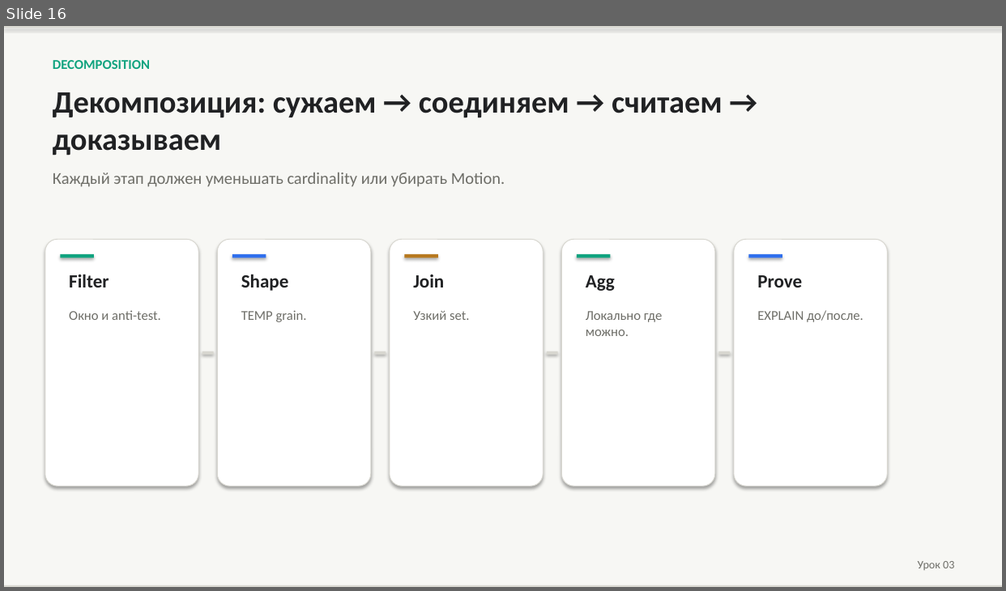
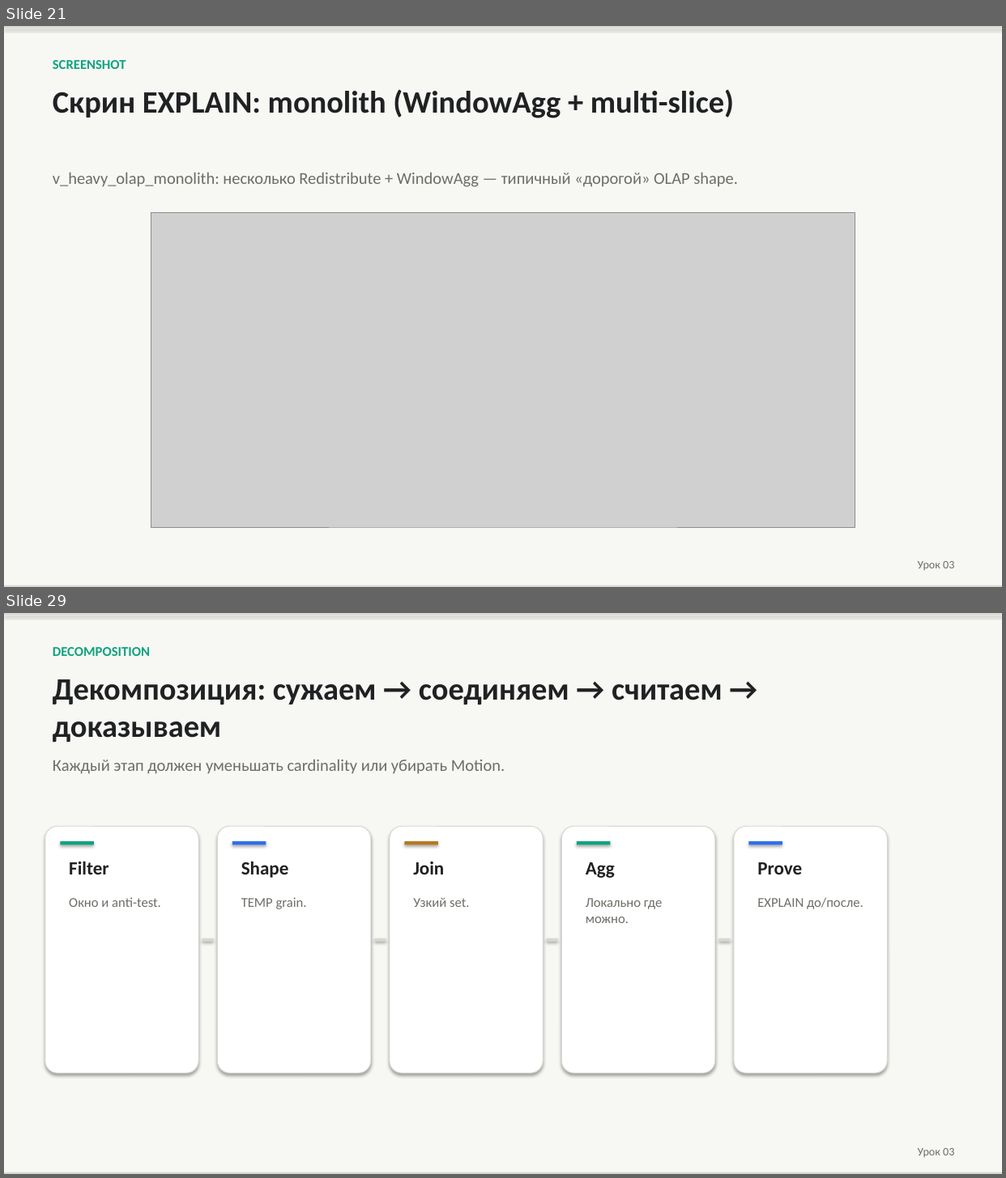
Before and after one commit to PaulKov/de-mentor, a slide deck: artifacts/greenplum-query-tuning-theory.pptx. Shown one above the other, each under a label of ours: slide 16 before the commit, slides 21 and 29 after it; the slides between them are not shown. The pictures are 1006x591 and 1006x1178 pixels, drawn with LibreOffice and Linux fonts; fonts in the diff are those of the drawing; grey boxes stand for pictures. Boxes give left, top, right and bottom in pixels: in the first picture for what was removed or moved away, otherwise in the second. Text is boxed around its words. In the diff, an @@ line names an element or a change of style, - is before the commit and + after.

```diff
--- a/artifacts/greenplum-query-tuning-theory.pptx
+++ b/artifacts/greenplum-query-tuning-theory.pptx
@@ slide 21 added at box(4, 26, 1002, 587), background #FFFFFF @@
@@ rectangle added at box(4, 26, 1002, 587), fill #F7F7F4 @@
@@ rectangle added at box(4, 26, 1002, 28), fill #D8D7D0 @@
@@ text added at box(53, 60, 126, 69), 13 pt, text #10A37F, bold @@
+SCREENSHOT
@@ text added at box(53, 89, 734, 118), 30 pt, text #202123, bold @@
+Скрин EXPLAIN: monolith (WindowAgg + multi-slice)
@@ text added at box(53, 173, 738, 187), 16 pt, text #6E6E68 @@
+v_heavy_olap_monolith: несколько Redistribute + WindowAgg — типичный «дорогой» OLAP shape.
@@ picture added at box(151, 213, 855, 527) @@
@@ text added at box(918, 561, 954, 570), 11 pt, text #6E6E68 @@
+Урок 03
@@ rectangle added at box(4, 586, 1002, 587), fill #D8D7D0 @@
@@ what was slide 16 is now slide 29 @@
```
Also in this commit, not shown: 29 slides changed, 12 other slides added, 39 other files.
